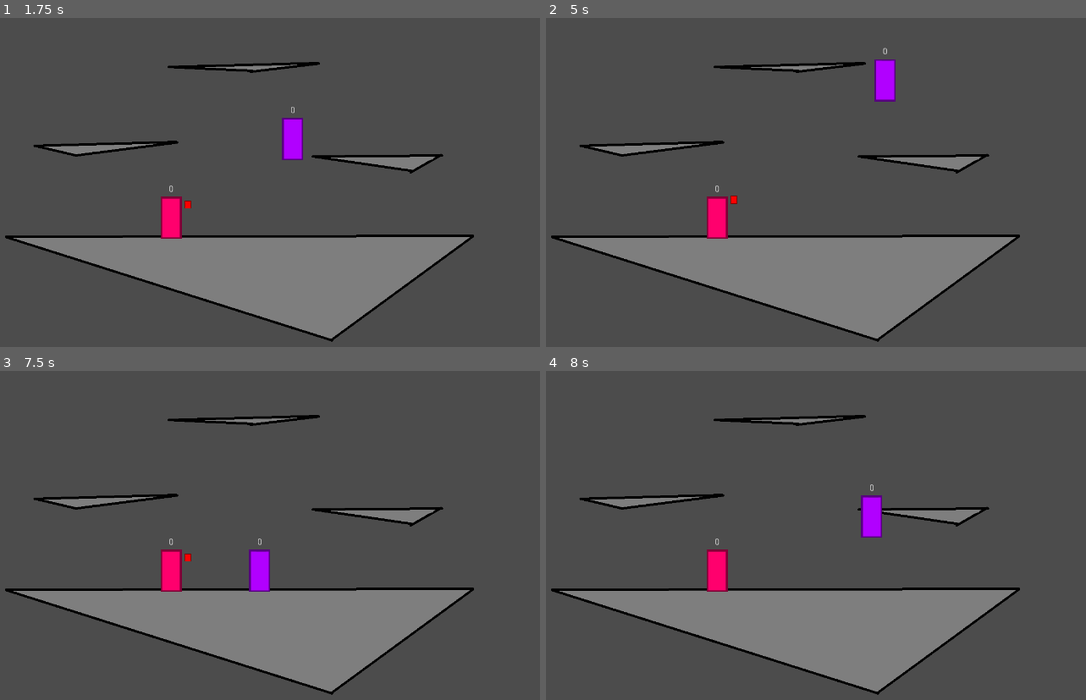
Above: before the commit, frames 1-4 (two rows, left to right).
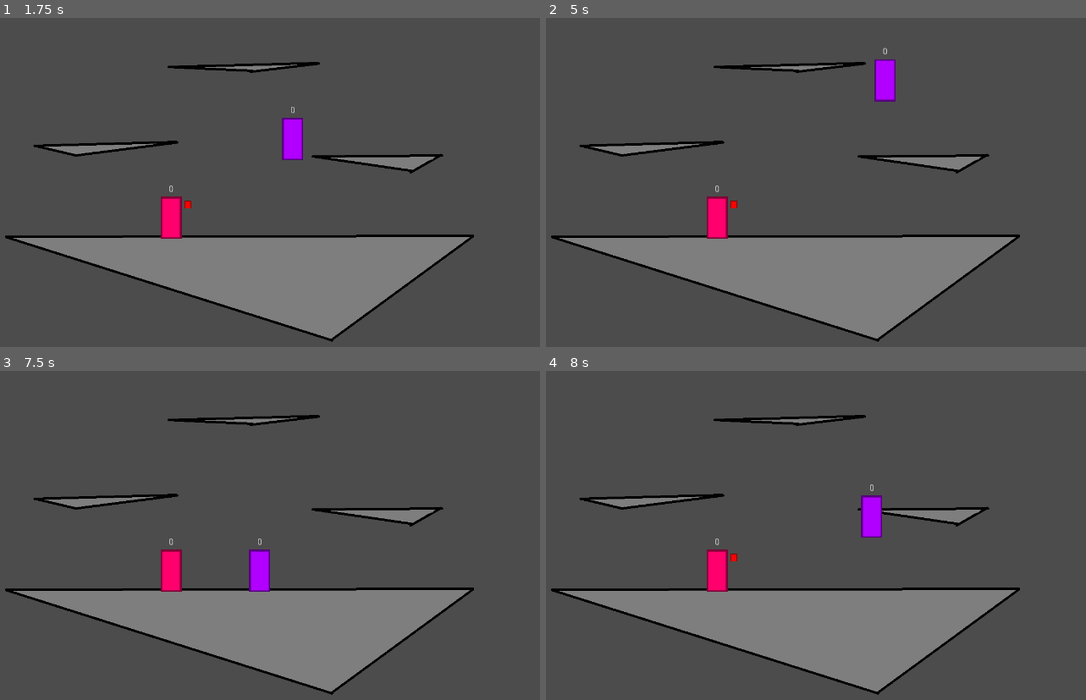
Above: after the commit, the same moments.

Repository: Alex-Lavenill/Project-Fight
Game: Godot game, scene res://src/Main/Main.tscn
Same seed, same stepped clock (60 frames per second), same inputs: the game is played once before the commit and once after it.
Inputs:
- Up to frame 1 (1.75 s): tap Enter at 0.5 s; hold J (light) 0.53-1.28 s; hold Right (right) from 0.53 s (still down); tap Space (jump) at 0.77, 1.52 s; tap Z (dash) at 1.35 s; tap J (light) at 1.55 s
- Up to frame 2 (5 s): release Right (right) at 2.03 s; hold Left (left) 2.03-2.78 s; hold J (light) 2.03-2.78 s; hold Right (right) 2.78-4.28 s; tap J (light) at 2.85, 4.35 s; tap Space (jump) at 3.02, 3.77, 4.52 s; hold J (light) 3.53-4.28 s; tap Z (dash) at 3.6 s; hold Left (left) from 4.28 s (still down)
- Up to frame 3 (7.5 s): release Left (left) at 5.03 s; hold Right (right) 5.03-5.78 s; hold J (light) 5.03-5.78 s; hold Left (left) 5.78-7.28 s; tap Z (dash) at 5.85 s; tap Space (jump) at 6.02, 6.77 s; tap J (light) at 6.05, 7.35 s; hold J (light) 6.53-7.28 s; hold Right (right) from 7.28 s (still down)
- Up to frame 4 (8 s): keep holding Right (right); tap Space (jump) at 7.52 s

Frame 1 is identical in both runs. In frame 2, less than 0.1% of the frame differs, in the area x 34-36%, y 53-58%; in frame 3, less than 0.1%; in frame 4, less than 0.1%.

Commit message:
Stun e recovery frames
Adições
-Tempo de atordoamento (stun time) do personagem ao ser golpeado
- Tempo de recuperação (recovery frame) estendido ao errar ataque

Diff:
--- a/src/Enemy/Enemy.gd
+++ b/src/Enemy/Enemy.gd
@@ -14,8 +14,8 @@
 func _physics_process(delta: float) -> void:
 	if !hitbox.is_hitting:
 		hitbox.up_light(strenght)
-	movement.move(Vector2.ZERO)
-	if is_stunned:
-		stun_time -= 1
-		if stun_time == 0:
-			is_stunned = false
+	if !is_stunned:
+		$ColorRect.visible = false
+		movement.move(Vector2.ZERO)
+	else:
+		$ColorRect.visible = true
--- a/src/Enemy/Enemy.tscn
+++ b/src/Enemy/Enemy.tscn
@@ -25,4 +25,14 @@
 
 [node name="Hitbox" parent="." instance=ExtResource( 5 )]
 
+[node name="ColorRect" type="ColorRect" parent="."]
+visible = false
+anchor_right = 1.0
+anchor_bottom = 1.0
+margin_left = -16.0
+margin_top = -32.0
+margin_right = 16.0
+margin_bottom = 32.0
+color = Color( 0.815686, 0.815686, 0.815686, 1 )
+
 [connection signal="area_entered" from="Hurtbox" to="." method="_Hurtbox_area_entered"]
--- a/src/Mechanics/Attacks/UpLight/UpLight.gd
+++ b/src/Mechanics/Attacks/UpLight/UpLight.gd
@@ -4,7 +4,7 @@
 export (int) var cooldown = 3
 export (int) var stun = 5
 export (float) var damage = 6.0
-export (float) var var_force = 10.0
+export (float) var var_force = 5.0
 export (float) var fix_force = 15.0
 
 onready var parent := get_parent()
@@ -12,19 +12,40 @@
 onready var coll := $Coll
 onready var anim_player := $AnimPlayer
 
+var missed := true
+var extra_frames := 0
+var on_animation := false
 var attacker_strength : float
-var on_animation := false
 var knockback_direction : Vector2
 
 func _ready() -> void:
 	knockback_direction = (target.global_position - global_position).normalized()
+
+func _process(delta: float) -> void:
+	if extra_frames > 0:
+		print(extra_frames)
+		extra_frames -= 1
+		if extra_frames == 0:
+			missed = false
+			_AnimPlayer_animation_finished("hit")
 
 func hit(strength: float) -> void:
 	attacker_strength = strength
 	anim_player.play("hit")
 	on_animation = true
 
-func n_AnimPlayer_animation_finished(anim_name: String) -> void:
+func _AnimPlayer_animation_finished(anim_name: String) -> void:
+	if missed:
+		print('missou')
+		extra_frames = cooldown
+		return
+	print('acertou')
 	parent.is_hitting = false
 	parent.put_on_cooldown(cooldown)
 	queue_free()
+
+func _UpLight_body_entered() -> void:
+	missed = false
+
+func _UpLight_body_exited(body: Node) -> void:
+	missed = true
--- a/src/Mechanics/Attacks/UpLight/UpLight.tscn
+++ b/src/Mechanics/Attacks/UpLight/UpLight.tscn
@@ -8,7 +8,7 @@
 radius = 6.0
 height = 4.0
 
-[node name="NeutralLight" type="Area2D"]
+[node name="UpLight" type="Area2D"]
 script = ExtResource( 2 )
 
 [node name="Coll" type="CollisionShape2D" parent="."]
@@ -26,4 +26,6 @@
 [node name="Target" type="Position2D" parent="."]
 position = Vector2( 1, -2 )
 
-[connection signal="animation_finished" from="AnimPlayer" to="." method="n_AnimPlayer_animation_finished"]
+[connection signal="body_entered" from="." to="." method="_UpLight_body_entered"]
+[connection signal="body_exited" from="." to="." method="_UpLight_body_exited"]
+[connection signal="animation_finished" from="AnimPlayer" to="." method="_AnimPlayer_animation_finished"]
--- a/src/Mechanics/Hurtbox/Hurtbox.gd
+++ b/src/Mechanics/Hurtbox/Hurtbox.gd
@@ -5,14 +5,32 @@
 
 const MAX_DAMAGE := 200
 
+var stun_time := 0
+var is_stunned := false
 var damage_taken : float = 0.0
 
 func _ready() -> void:
 	lab.text = damage_taken as String
 
+func _process(delta: float) -> void:
+	if is_stunned:
+		stun_time -= 1
+		if stun_time == 0:
+			parent.is_stunned = false
+			is_stunned = false
+
 func apply_damage(damage: float) -> void:
+	if damage_taken == 200:
+		return
 	damage_taken += stepify(damage * ( 100 / ( 100 + parent.defense )), 0.01)
+	if damage_taken > 200:
+		damage_taken = 200
 	lab.text = damage_taken as String
+
+func apply_stun(time: int) -> void:
+	parent.is_stunned = true
+	is_stunned = true
+	stun_time = time
 
 func _Hurtbox_area_entered(area: Area2D) -> void:
 	if area.is_in_group("ATTACK"):
@@ -21,3 +39,5 @@
 			pow(area.fix_force, 2) + ((damage_taken + area.attacker_strength) * area.var_force),
 			area.knockback_direction
 		)
+		var extra_stun : int = floor(((damage_taken * area.var_force)/area.stun)/100)
+		apply_stun(area.stun + extra_stun)
--- a/src/Mechanics/Movement/Movement.gd
+++ b/src/Mechanics/Movement/Movement.gd
@@ -50,6 +50,7 @@
 			dash_timer.start()
 
 func knockback(final_force: float, dir: Vector2) -> void:
+	velocity = Vector2.ZERO
 	var knockback_strength : float = final_force * force_modifier
 	print('Final KO force: ', knockback_strength)
 	velocity = dir * knockback_strength
--- a/src/Player/Player.gd
+++ b/src/Player/Player.gd
@@ -6,6 +6,8 @@
 
 onready var movement := $Movement
 onready var hitbox := $Hitbox
+
+var is_stunned := false
 
 func get_input():
 	var dir :=  Vector2.ZERO
@@ -33,7 +35,13 @@
 			hitbox.up_light(strenght)
 
 func _physics_process(delta: float) -> void:
-	if !hitbox.is_hitting:
-		get_input()
+	if is_stunned:
+		$ColorRect.visible = true
+
 	else:
-		movement.move(Vector2.ZERO)
+		$ColorRect.visible = false
+		if hitbox.is_hitting:
+			movement.move(Vector2.ZERO)
+
+		else:
+			get_input()
--- a/src/Player/Player.tscn
+++ b/src/Player/Player.tscn
@@ -34,3 +34,11 @@
 [node name="Hitbox" parent="." instance=ExtResource( 5 )]
 
 [node name="Hurtbox" parent="." instance=ExtResource( 3 )]
+
+[node name="ColorRect" type="ColorRect" parent="."]
+visible = false
+margin_left = -16.0
+margin_top = -32.0
+margin_right = 16.0
+margin_bottom = 32.0
+color = Color( 0.701961, 0.701961, 0.701961, 1 )
